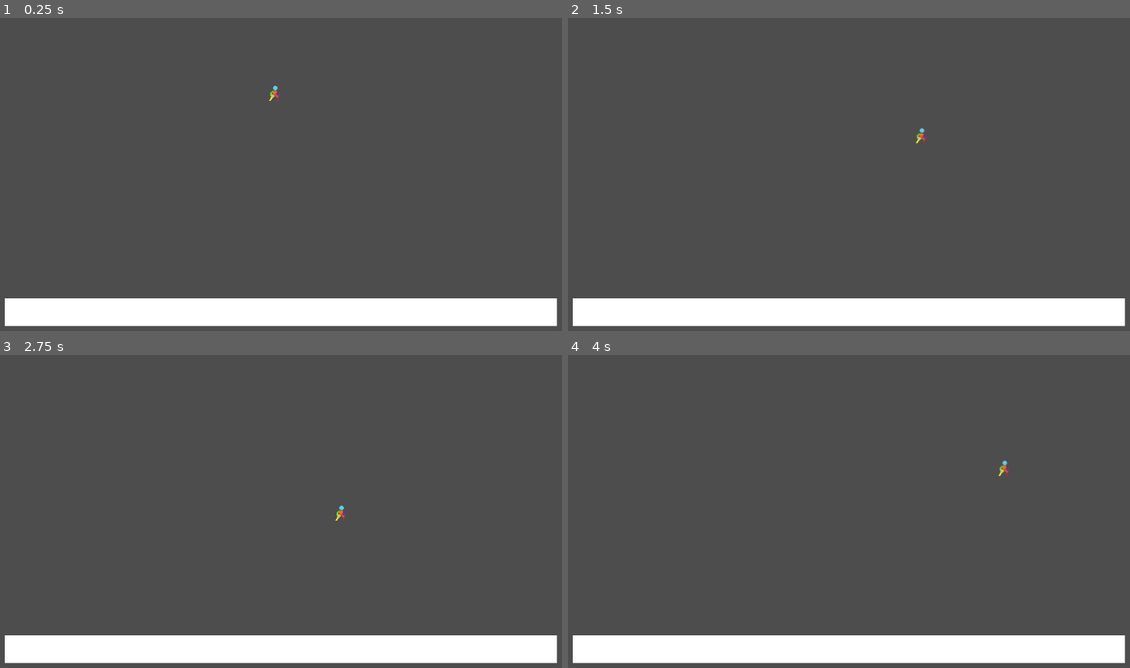
Above: before the commit, frames 1-4 (two rows, left to right).
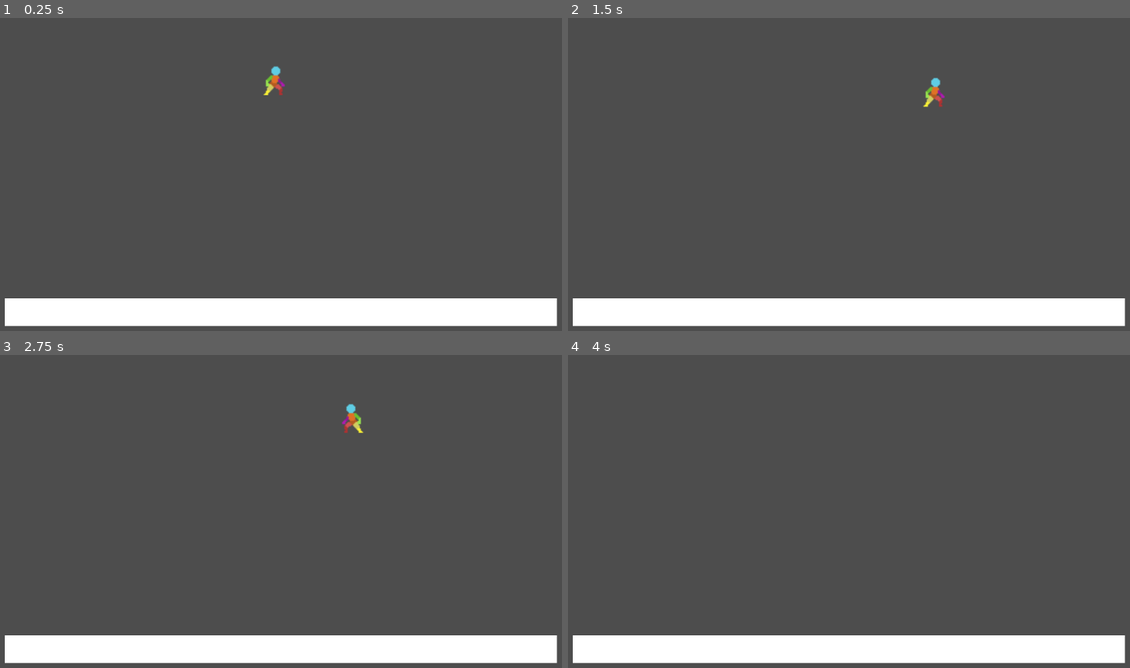
Above: after the commit, the same moments.

Repository: deanblackborough/godot-platformer
Game: Godot game, scene res://scenes/game.tscn
Same seed, same stepped clock (60 frames per second), same inputs: the game is played once before the commit and once after it.
Inputs:
- Up to frame 1 (0.25 s): no input
- Up to frame 2 (1.5 s): hold Right (moveRight) from 0.53 s (still down); tap Space (jump) at 0.6, 0.77, 1.07, 1.35 s
- Up to frame 3 (2.75 s): tap Space (jump) at 1.52, 1.82, 2.1 s; release Right (moveRight) at 2.03 s; hold Left (moveLeft) from 2.03 s (still down)
- Up to frame 4 (4 s): release Left (moveLeft) at 2.78 s; hold Right (moveRight) from 2.78 s (still down); tap Space (jump) at 2.85, 3.02, 3.32, 3.6, 3.77 s

The runs differ from the first frame. In frame 1, 0.2% of the frame differs, in the area x 46-51%, y 15-27%; in frame 2, 0.2%, in the area x 61-67%, y 19-41%; in frame 3, 0.2%; in frame 4, less than 0.1%.

Commit message:
Messing around

Diff:
--- a/scenes/game.tscn
+++ b/scenes/game.tscn
@@ -8,6 +8,7 @@
 
 [node name="Player" parent="." instance=ExtResource("1_uwrxv")]
 position = Vector2(538, 90)
+scale = Vector2(2, 2)
 script = ExtResource("2_yqjtg")
 
 [node name="Ground" parent="." instance=ExtResource("3_lnu2h")]
--- a/scenes/player.tscn
+++ b/scenes/player.tscn
@@ -1,15 +1,96 @@
-[gd_scene load_steps=3 format=3 uid="uid://8kakpu88i1mo"]
+[gd_scene load_steps=14 format=3 uid="uid://8kakpu88i1mo"]
 
-[ext_resource type="Texture2D" uid="uid://fw5lkbny33q5" path="res://sprites/player/idle.png" id="1_3vyb7"]
+[ext_resource type="Texture2D" uid="uid://dpi5l1l670ldw" path="res://sprites/player/player_idle.png" id="1_g2els"]
+
+[sub_resource type="AtlasTexture" id="AtlasTexture_qhqgy"]
+atlas = ExtResource("1_g2els")
+region = Rect2(12, 8, 24, 32)
+
+[sub_resource type="AtlasTexture" id="AtlasTexture_dqkch"]
+atlas = ExtResource("1_g2els")
+region = Rect2(60, 8, 24, 32)
+
+[sub_resource type="AtlasTexture" id="AtlasTexture_qlg0r"]
+atlas = ExtResource("1_g2els")
+region = Rect2(108, 8, 24, 32)
+
+[sub_resource type="AtlasTexture" id="AtlasTexture_tuyoq"]
+atlas = ExtResource("1_g2els")
+region = Rect2(156, 8, 24, 32)
+
+[sub_resource type="AtlasTexture" id="AtlasTexture_fjrip"]
+atlas = ExtResource("1_g2els")
+region = Rect2(204, 8, 24, 32)
+
+[sub_resource type="AtlasTexture" id="AtlasTexture_smehm"]
+atlas = ExtResource("1_g2els")
+region = Rect2(252, 8, 24, 32)
+
+[sub_resource type="AtlasTexture" id="AtlasTexture_ur7pv"]
+atlas = ExtResource("1_g2els")
+region = Rect2(300, 8, 24, 32)
+
+[sub_resource type="AtlasTexture" id="AtlasTexture_y4r1p"]
+atlas = ExtResource("1_g2els")
+region = Rect2(348, 8, 24, 32)
+
+[sub_resource type="AtlasTexture" id="AtlasTexture_d2wvv"]
+atlas = ExtResource("1_g2els")
+region = Rect2(396, 8, 24, 32)
+
+[sub_resource type="AtlasTexture" id="AtlasTexture_3v2ag"]
+atlas = ExtResource("1_g2els")
+region = Rect2(444, 8, 24, 32)
+
+[sub_resource type="SpriteFrames" id="SpriteFrames_jej6c"]
+animations = [{
+"frames": [{
+"duration": 1.0,
+"texture": SubResource("AtlasTexture_qhqgy")
+}, {
+"duration": 1.0,
+"texture": SubResource("AtlasTexture_dqkch")
+}, {
+"duration": 1.0,
+"texture": SubResource("AtlasTexture_qlg0r")
+}, {
+"duration": 1.0,
+"texture": SubResource("AtlasTexture_tuyoq")
+}, {
+"duration": 1.0,
+"texture": SubResource("AtlasTexture_fjrip")
+}, {
+"duration": 1.0,
+"texture": SubResource("AtlasTexture_smehm")
+}, {
+"duration": 1.0,
+"texture": SubResource("AtlasTexture_ur7pv")
+}, {
+"duration": 1.0,
+"texture": SubResource("AtlasTexture_y4r1p")
+}, {
+"duration": 1.0,
+"texture": SubResource("AtlasTexture_d2wvv")
+}, {
+"duration": 1.0,
+"texture": SubResource("AtlasTexture_3v2ag")
+}],
+"loop": true,
+"name": &"idle",
+"speed": 8.0
+}]
 
 [sub_resource type="RectangleShape2D" id="RectangleShape2D_g2els"]
 size = Vector2(16, 26)
 
 [node name="Player" type="CharacterBody2D"]
 
-[node name="Sprite2D" type="Sprite2D" parent="."]
+[node name="AnimatedSprite2D" type="AnimatedSprite2D" parent="."]
 position = Vector2(0, -16)
-texture = ExtResource("1_3vyb7")
+sprite_frames = SubResource("SpriteFrames_jej6c")
+animation = &"idle"
+autoplay = "idle"
+frame_progress = 0.798068
 
 [node name="CollisionShape2D" type="CollisionShape2D" parent="."]
 position = Vector2(0, -13)
--- a/scripts/player.gd
+++ b/scripts/player.gd
@@ -1,23 +1,32 @@
 extends CharacterBody2D
 
-@export var playerSpeed = 150;
-@export var playerJumpForce = -325;
-@export var gravity = 30;
-@export var terminalVelocity = 500;
+@export var player_speed: float = 175.0;
+@export var player_jump_force: float = -350;
+@export var gravity: float = 25;
+@export var terminal_velocity: float = 500;
 
 func _physics_process(delta):
 
 	if is_on_floor() == false:
 		velocity.y += gravity;
 
-		if velocity.y > terminalVelocity:
-			velocity.y = terminalVelocity;
+		if velocity.y > terminal_velocity:
+			velocity.y = terminal_velocity;
 
 	if Input.is_action_just_pressed("jump"):
-		velocity.y = playerJumpForce;
+		velocity.y = player_jump_force;
 
-	var playerDirection = Input.get_axis("moveLeft", "moveRight");
-	velocity.x = playerSpeed * playerDirection;
+	var player_direction = Input.get_axis("moveLeft", "moveRight");
+
+	draw_sprite(player_direction, player_speed);
+
+	velocity.x = player_speed * player_direction;
 	move_and_slide();
 
+	print(player_direction);
+	print(player_speed);
 	print(velocity);
+
+func draw_sprite(player_direction: float, player_speed: float):
+	if player_direction != 0:
+		$AnimatedSprite2D.scale.x = player_direction;
Binary file added: sprites/player/player_idle.png
Not shown, added: sprites/player/player_idle.png.import
